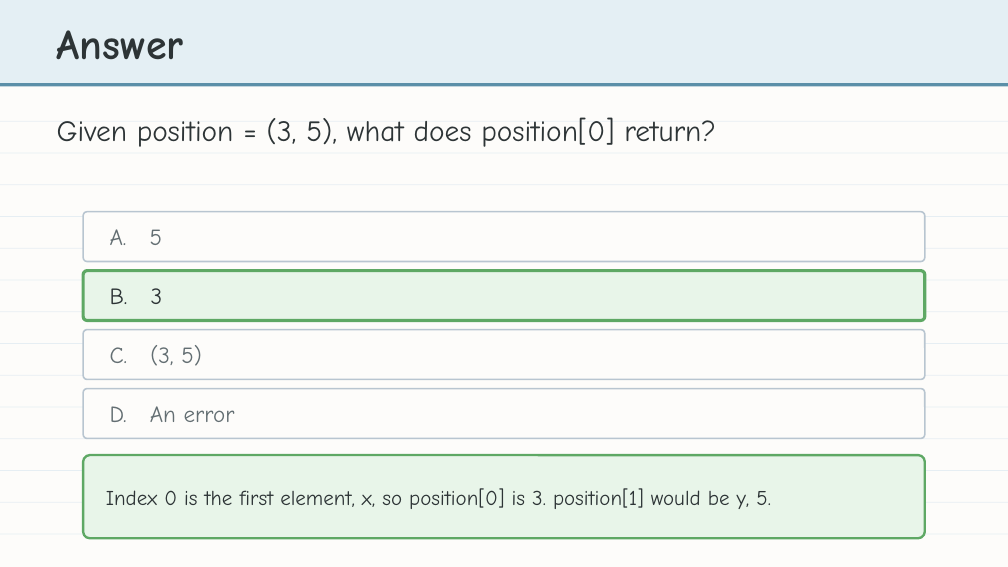
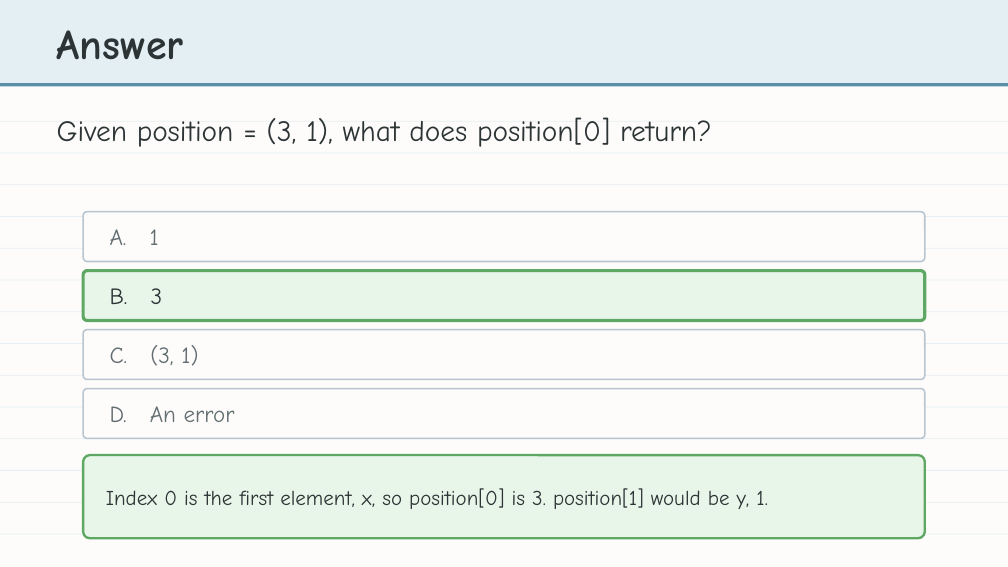
Before and after one commit to bradamiller/LearningPython, a slide deck: slide 7 of static/slides/module-04-manhattan/lesson-02-tuples.pptx. Drawn at 1008x567 pixels with LibreOffice and Linux fonts; fonts in the diff are those of the drawing. Boxes give left, top, right and bottom in pixels: in the first picture for what was removed or moved away, otherwise in the second. Text is boxed around its words. In the diff, an @@ line names an element or a change of style, - is before the commit and + after.

```diff
--- a/static/slides/module-04-manhattan/lesson-02-tuples.pptx
+++ b/static/slides/module-04-manhattan/lesson-02-tuples.pptx
@@ text at [57, 117, 712, 147]: text changed @@
-Given position = (3, 5), what does position[0] return?
+Given position = (3, 1), what does position[0] return?
@@ text at [110, 229, 159, 245]: text changed @@
-A. 5
+A. 1
@@ text at [110, 345, 198, 366]: text changed @@
-C. (3, 5)
+C. (3, 1)
@@ text at [106, 488, 768, 509]: text changed @@
-Index 0 is the first element, x, so position[0] is 3. position[1] would be y, 5.
+Index 0 is the first element, x, so position[0] is 3. position[1] would be y, 1.
```
Also in this commit, not shown: 8 other slides changed, 11 other files.
